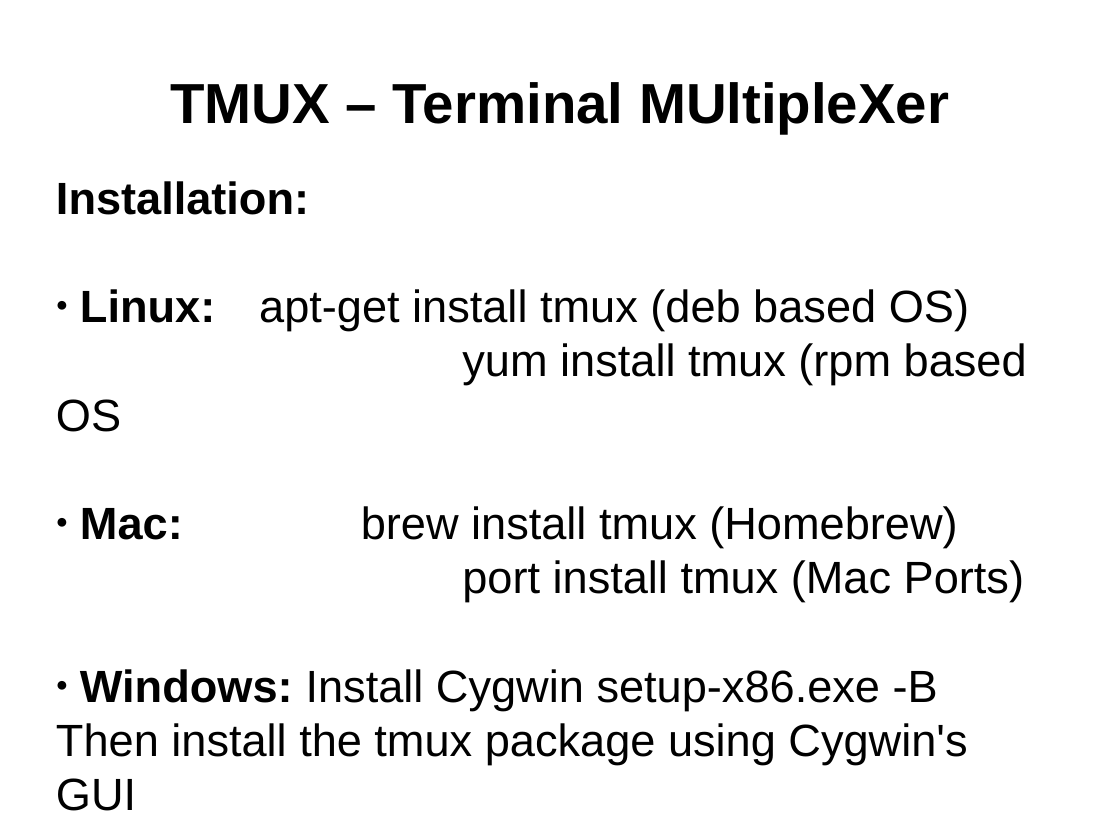
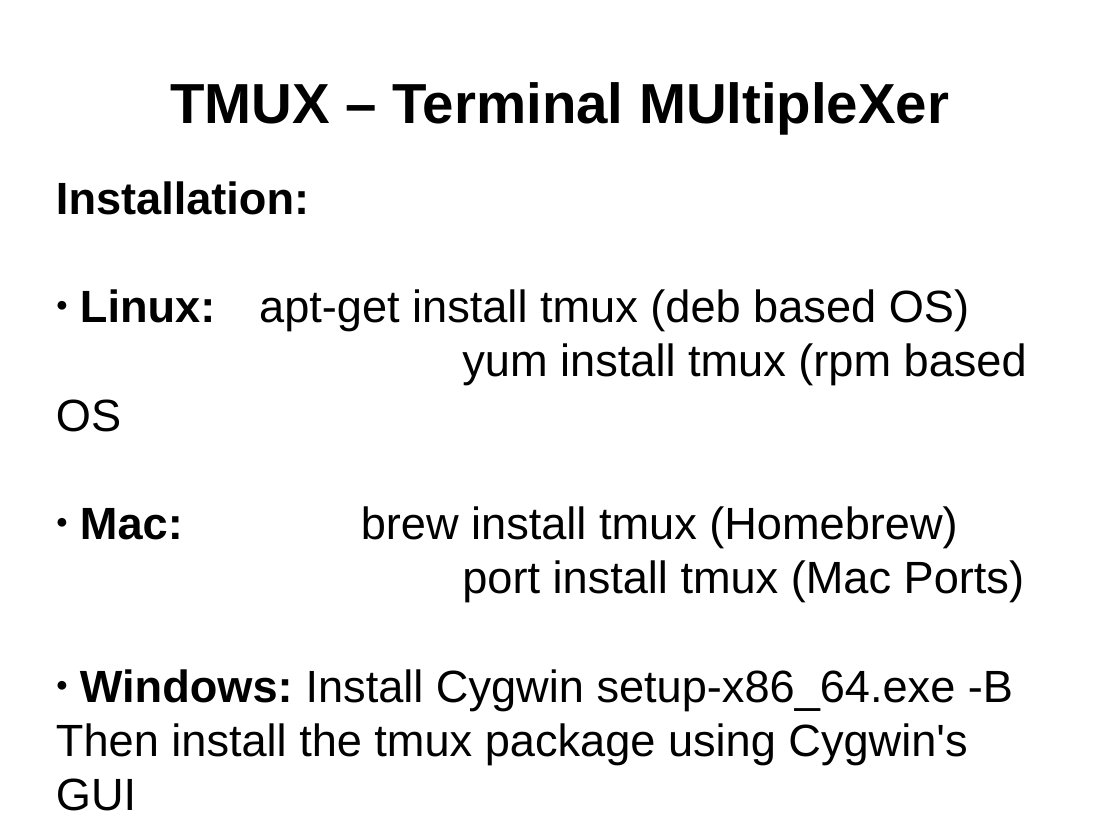
Before and after one commit to juasiepo/TmuxAndGnuParallel_workshop, a slide deck: slide 6 of Slides/TmuxAndGnuParallelPresentation.odp. Drawn at 1120x840 pixels with LibreOffice and Linux fonts; fonts in the diff are those of the drawing; background and template pictures are left out. Boxes give left, top, right and bottom in pixels: in the first picture for what was removed or moved away, otherwise in the second. Text is boxed around its words. In the diff, an @@ line names an element or a change of style, - is before the commit and + after.

```diff
--- a/Slides/TmuxAndGnuParallelPresentation.odp
+++ b/Slides/TmuxAndGnuParallelPresentation.odp
@@ subtitle at [80, 669, 1013, 710]: text changed @@
-● Windows: Install Cygwin setup-x86.exe -B
+● Windows: Install Cygwin setup-x86_64.exe -B
```
Also in this commit, not shown: 5 slides added, 1 slide removed.
